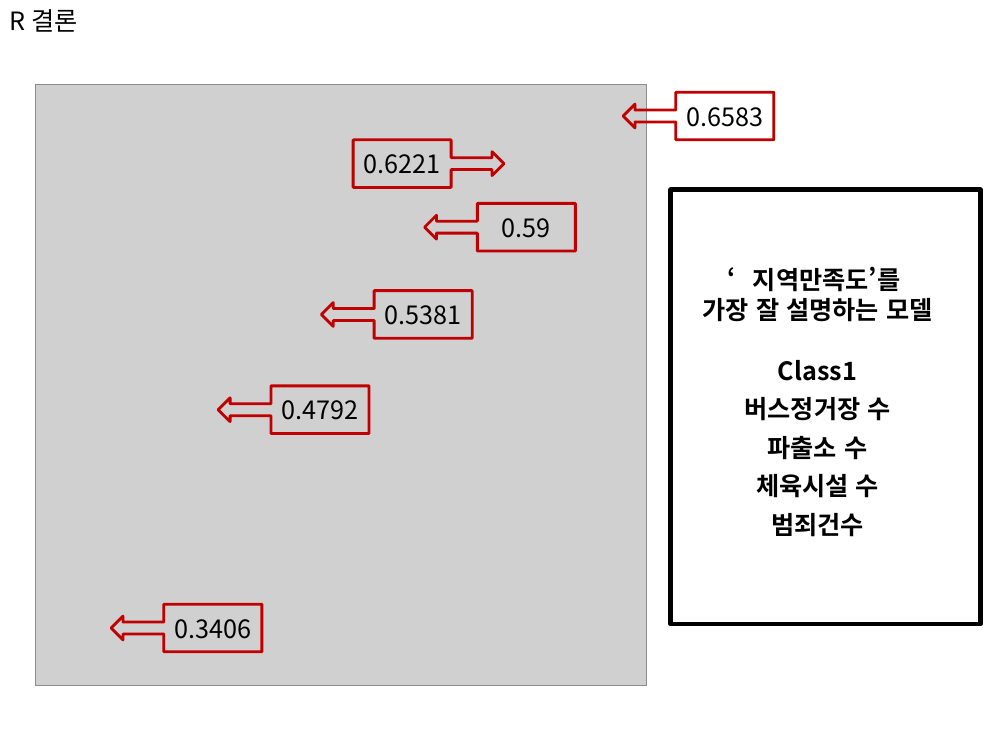
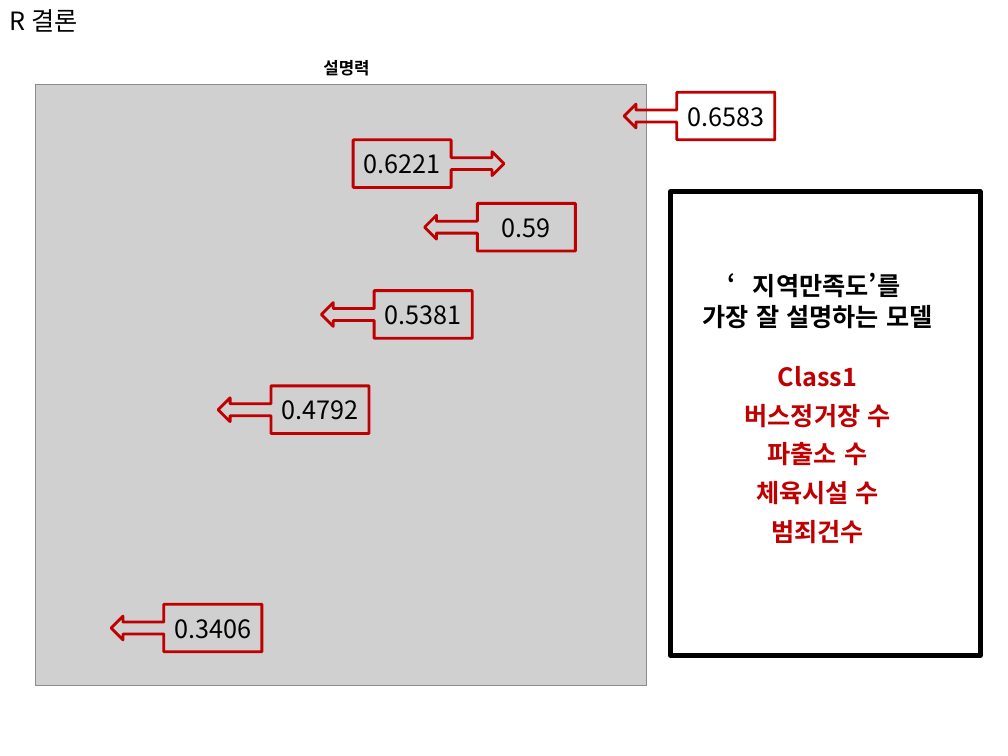
Before and after one commit to Dev1120/Team1Project, a slide deck: slide 38 of PPT구상/팀프로젝트_구상용.pptx (slide 35 before the commit). Drawn at 1008x756 pixels with LibreOffice and Linux fonts; fonts in the diff are those of the drawing; grey boxes stand for pictures. Boxes give left, top, right and bottom in pixels: in the first picture for what was removed or moved away, otherwise in the second. Text is boxed around its words. In the diff, an @@ line names an element or a change of style, - is before the commit and + after.

```diff
--- a/PPT구상/팀프로젝트_구상용.pptx
+++ b/PPT구상/팀프로젝트_구상용.pptx
@@ text added at bbox=[323, 60, 369, 76], 12 pt, text #000000, bold @@
+설명력
@@ rectangle: place and size @@
-rectangle at bbox=[670, 190, 980, 624]
+rectangle at bbox=[670, 192, 980, 656]
@@ text at bbox=[744, 366, 890, 544]: text colour #000000 to #C00000 in "Class1", "버스정거장 수", "파출소 수", "체육시설 수" and 1 more places @@
```
Also in this commit, not shown: 6 other slides changed, 8 slides added, 7 slides removed.
